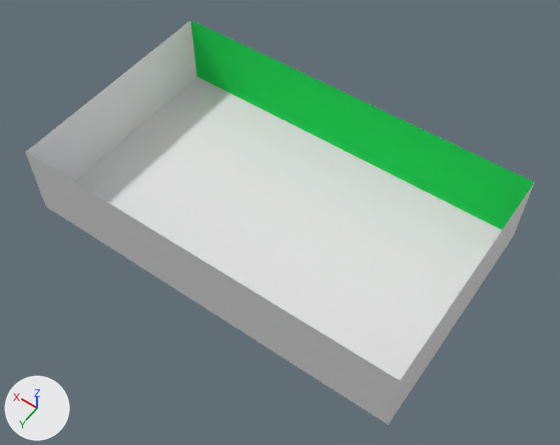
Before and after pictures for a commit that changed the Blender file src/models/visible_table_inner_wall.blend.
Both versions are drawn from a 50 mm lens placed at (-7.02, 9.66, 15.21), pointed at (-0.38, 0.36, 0.6). Lighting does not change. The marker at lower left points along +X, +Y and +Z.
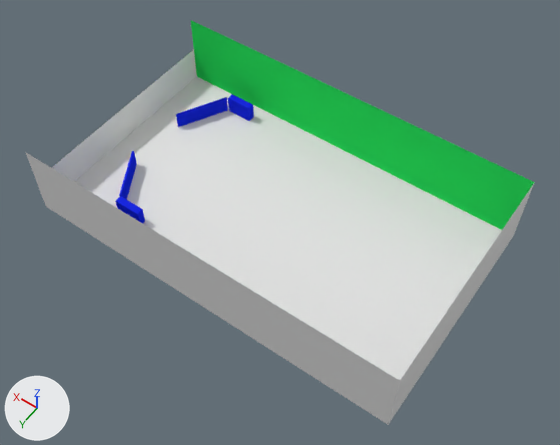
Commit message: added new objects to table

Patch to the scene script:
```diff
--- a/src/models/visible_table_inner_wall.blend.py
+++ b/src/models/visible_table_inner_wall.blend.py
@@ me_cube_001 @@
+me_cube_001.from_pydata([(-0.62, -0.02, -0.25), (-0.62, -0.02, 0.25), (-0.75, -0.02, -0.25), (-0.75, -0.02, 0.25), (0.75, 0.02, -0.25), (0.75, 0.02, 0.25), (0.62, 0.02, -0.25), (0.62, 0.02, 0.25)], [], [(0, 1, 3, 2), (2, 3, 7, 6), (6, 7, 5, 4), (4, 5, 1, 0), (2, 6, 4, 0), (7, 3, 1, 5)])
+me_cube_001.materials.append(mat_material_003)  # blue #1929e7
@@ me_cube_002 @@
+me_cube_002.from_pydata(...)  # a box spanning x -0.75..0.75, y -0.02..0.02, z -0.25..0.25
+me_cube_002.materials.append(mat_material_003)  # blue #1929e7
@@ me_cube_004 @@
+me_cube_004.from_pydata(...)  # 1104 vertices, 1106 faces; spans x -0.375..0.375, y -0.1..0.1, z -0.25..0.25
+me_cube_004.materials.append(mat_material_003)  # blue #1929e7
@@ ob_plane_005 @@
 ob_plane_005.location = (0.0, 0.0, 0.0)
+ob_plane_005.scale = (1.0, 1.0, 0.5)
@@ ob_cube_001 @@
+ob_cube_001 = bpy.data.objects.new('Cube.001', me_cube_001)
+ob_cube_001.location = (3.75, -1.75, 0.25)
+ob_cube_001.rotation_euler = (0.0, 0.0, 1.047)  # degrees (0, 0, 60)
@@ ob_cube_002 @@
+ob_cube_002 = bpy.data.objects.new('Cube.002', me_cube_002)
+ob_cube_002.location = (3.75, 1.25, 0.25)
+ob_cube_002.rotation_euler = (0.0, 0.0, -1.047)  # degrees (0, 0, -60)
@@ ob_cube_003 @@
+ob_cube_003 = bpy.data.objects.new('Cube.003', me_cube_004)
+ob_cube_003.location = (3.0, 2.0, 0.25)
+_m = ob_cube_003.modifiers.new('Bevel', 'BEVEL')
+_m.limit_method = 'NONE'
+_m.spread = 0.0
@@ ob_cube_004 @@
+ob_cube_004 = bpy.data.objects.new('Cube.004', me_cube_004.copy())
+ob_cube_004.location = (3.0, -2.5, 0.25)
+_m = ob_cube_004.modifiers.new('Bevel', 'BEVEL')
+_m.limit_method = 'NONE'
+_m.spread = 0.0
```

What differs and where, as boxes (x1, y1, x2, y2) in the pictures (560 x 445 px):
'Plane.005', rescaled: before (26, 20, 197, 182); after (52, 50, 197, 182)
'Cube.001', added (blue): after (176, 97, 228, 127)
'Cube.004', added (blue): after (228, 94, 254, 121)
'Cube.003', added: after (115, 196, 145, 224)
'Cube.002', added: after (119, 151, 137, 200)
